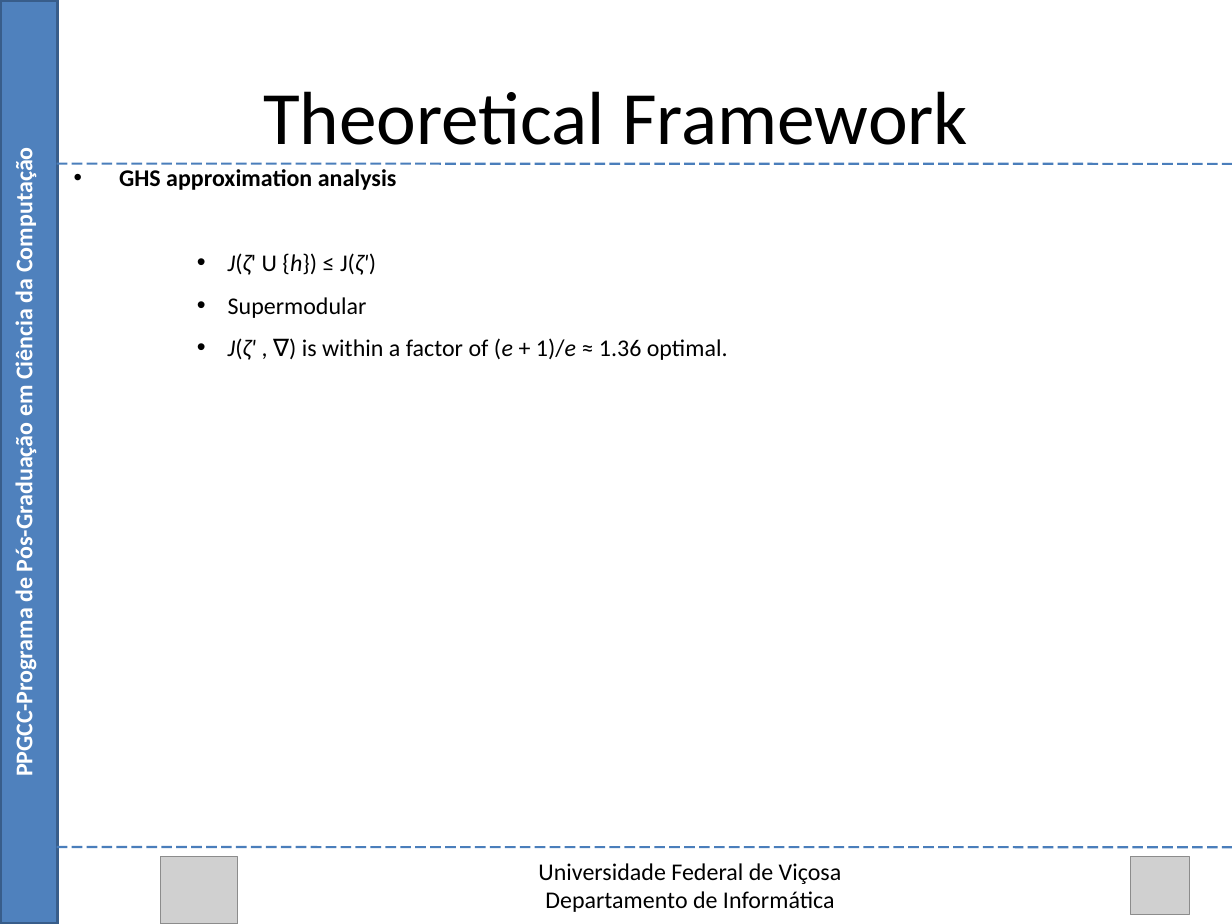
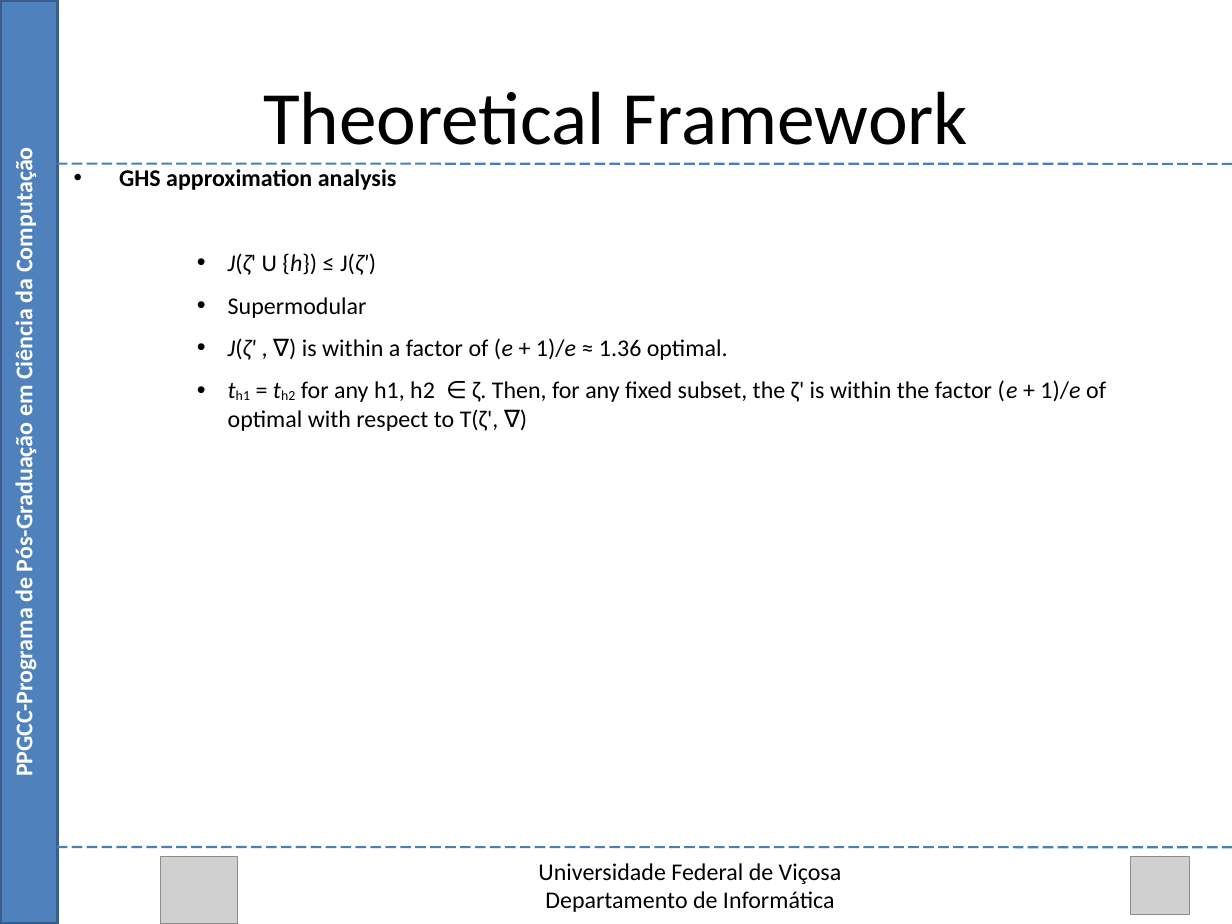
Before and after one commit to Marvinsky/research-marvin, a slide deck: slide 28 of latex/odp/selection heuristics.odp. Drawn at 1232x924 pixels with LibreOffice and Linux fonts; fonts in the diff are those of the drawing; grey boxes stand for pictures. Boxes give left, top, right and bottom in pixels: in the first picture for what was removed or moved away, otherwise in the second. Text is boxed around its words. In the diff, an @@ line names an element or a change of style, - is before the commit and + after.

```diff
--- a/latex/odp/selection heuristics.odp
+++ b/latex/odp/selection heuristics.odp
@@ text at (228,380,1106,431): paragraph added @@
+    • th1 = th2 for any h1, h2 ∈ ζ. Then, for any fixed subset, the ζ' is within the factor (e + 1)/e of optimal with respect to T(ζ', ∇)
```
Also in this commit, not shown: 6 other slides changed, 3 slides removed, 1 other file.
